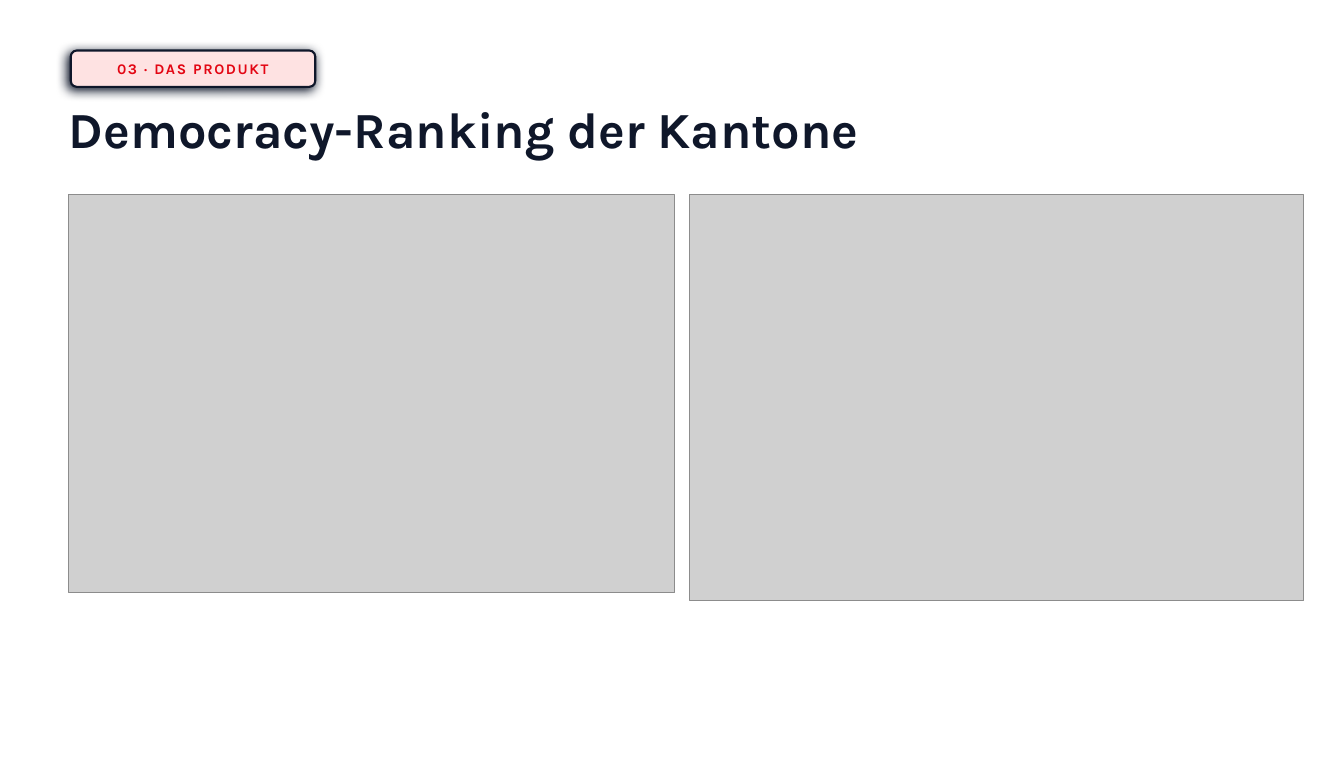
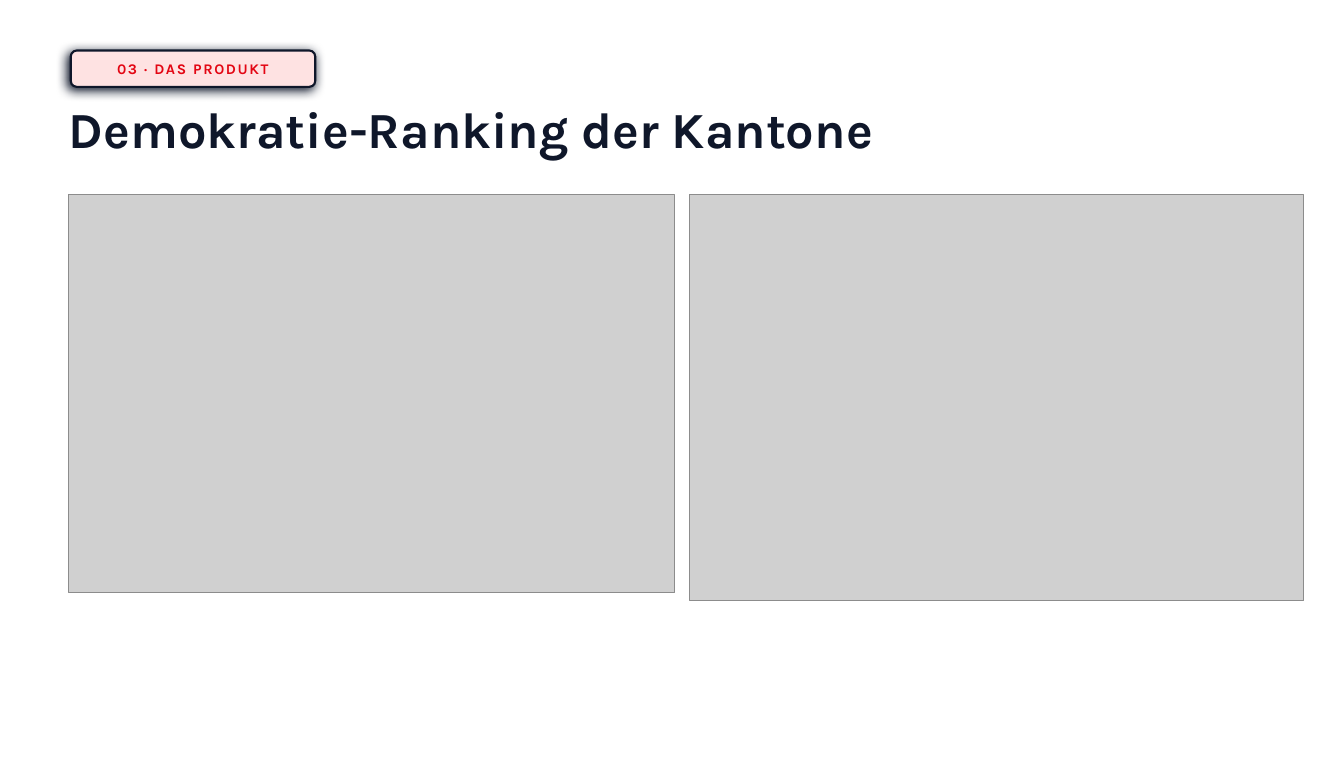
Before and after one commit to swiss/govtech_hackathon_vote_participation_leaderboard, a slide deck: slide 5 of Democracy_Race_Pitch.pptx. Drawn at 1344x758 pixels with LibreOffice and Linux fonts; fonts in the diff are those of the drawing; grey boxes stand for pictures. Boxes give left, top, right and bottom in pixels: in the first picture for what was removed or moved away, otherwise in the second. Text is boxed around its words. In the diff, an @@ line names an element or a change of style, - is before the commit and + after.

```diff
--- a/Democracy_Race_Pitch.pptx
+++ b/Democracy_Race_Pitch.pptx
@@ text at (69,112,873,160): text changed @@
-Democracy-Ranking der Kantone
+Demokratie-Ranking der Kantone
```
Also in this commit, not shown: 4 other slides changed.
